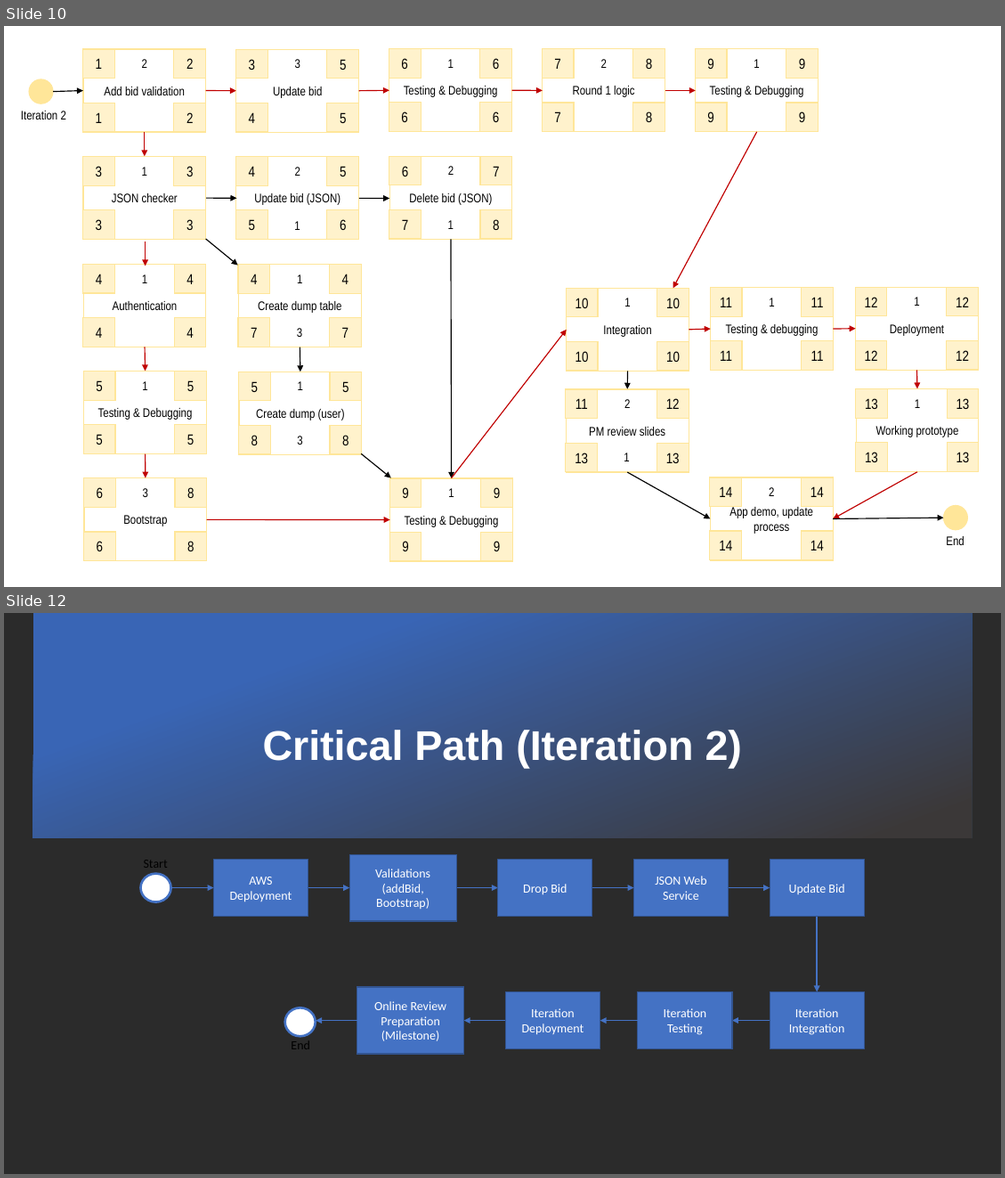
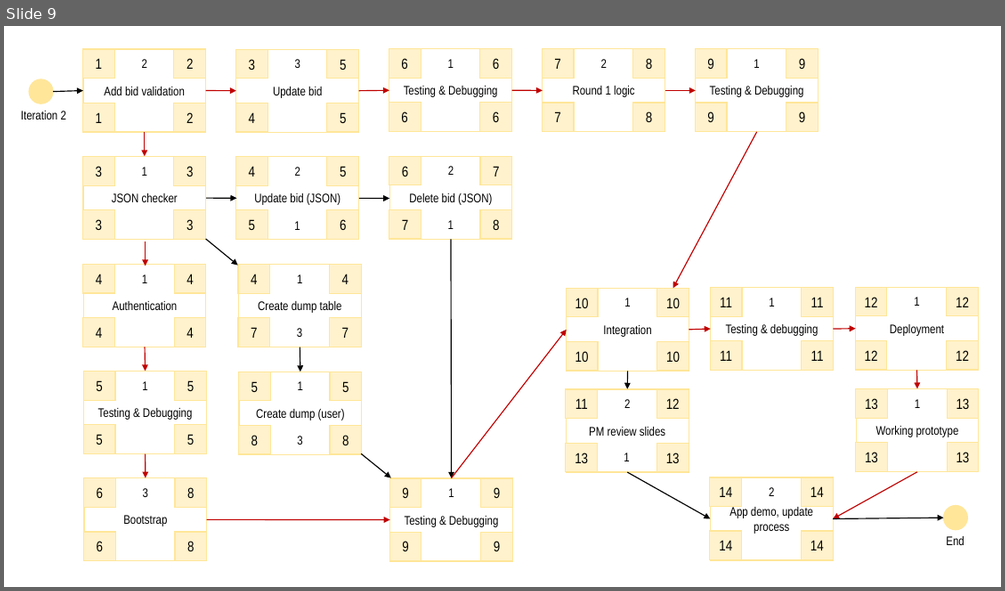
Before and after one commit to xbloh/Online-Course-Bidding-System-, a slide deck: presentations/Week 11 Online Review.pptx. Shown one above the other, each under a label of ours: slides 10 and 12 before the commit, slide 9 after it; the slides between them are not shown. The pictures are 1005x1178 and 1005x591 pixels, drawn with LibreOffice and Linux fonts; fonts in the diff are those of the drawing; background and template pictures are left out; a plain dark background stands for a picture behind light text. Boxes give left, top, right and bottom in pixels: in the first picture for what was removed or moved away, otherwise in the second. Text is boxed around its words. In the diff, an @@ line names an element or a change of style, - is before the commit and + after.

Commit message:
Update Week 11 Online Review.pptx
Change content in slide

```diff
--- a/presentations/Week 11 Online Review.pptx
+++ b/presentations/Week 11 Online Review.pptx
@@ slide 12 removed at box(4, 613, 1001, 1174), background picture (left out) @@
@@ rectangle removed at box(33, 613, 972, 838) @@
@@ text removed at box(263, 730, 742, 768) @@
-Critical Path (Iteration 2)
@@ ellipse removed at box(141, 873, 171, 901) @@
@@ text removed at box(144, 860, 168, 868) @@
-Start
@@ rectangle removed at box(213, 859, 307, 916) @@
-AWS Deployment
@@ rectangle removed at box(349, 854, 456, 921) @@
-Validations (addBid, Bootstrap)
@@ rectangle removed at box(498, 859, 592, 916) @@
-Drop Bid
@@ rectangle removed at box(633, 859, 728, 916) @@
-JSON Web Service
@@ rectangle removed at box(769, 859, 864, 916) @@
-Update Bid
@@ arrow removed from (172, 887) to (213, 887) @@
@@ arrow removed from (308, 887) to (349, 887) @@
@@ arrow removed from (456, 887) to (498, 887) @@
@@ arrow removed from (592, 887) to (633, 887) @@
@@ arrow removed from (728, 887) to (769, 887) @@
@@ arrow removed from (817, 916) to (817, 991) @@
@@ ellipse removed at box(285, 1008, 316, 1037) @@
@@ rectangle removed at box(357, 987, 464, 1054) @@
-Online Review
-Preparation
-(Milestone)
@@ rectangle removed at box(506, 991, 600, 1049) @@
-Iteration Deployment
@@ rectangle removed at box(638, 991, 732, 1049) @@
-Iteration Testing
@@ rectangle removed at box(769, 991, 864, 1049) @@
-Iteration
-Integration
@@ arrow removed from (357, 1021) to (316, 1021) @@
@@ arrow removed from (506, 1021) to (464, 1021) @@
@@ arrow removed from (638, 1021) to (600, 1021) @@
@@ arrow removed from (769, 1021) to (732, 1021) @@
@@ text removed at box(291, 1041, 310, 1049) @@
-End
@@ what was slide 10 is now slide 9 @@
```
Also in this commit, not shown: 10 slides changed, 1 slide added, 5 other slides removed.
